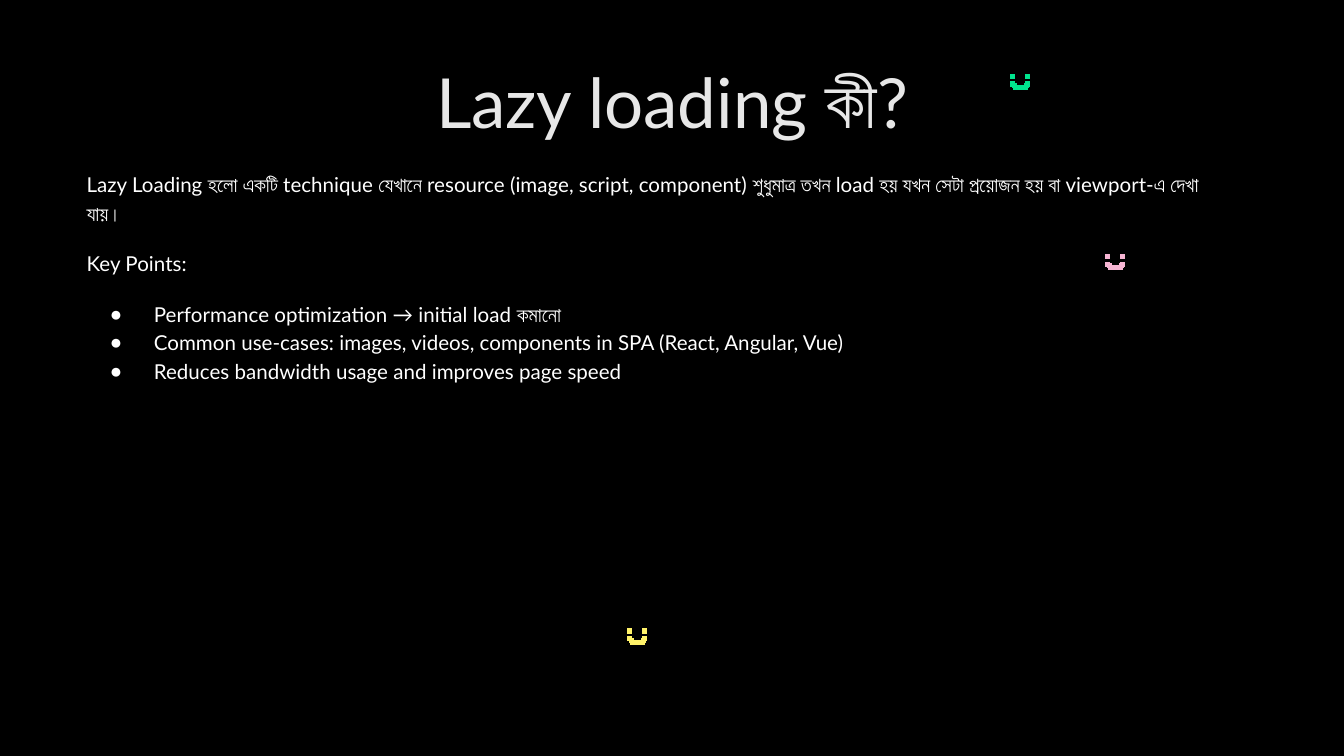
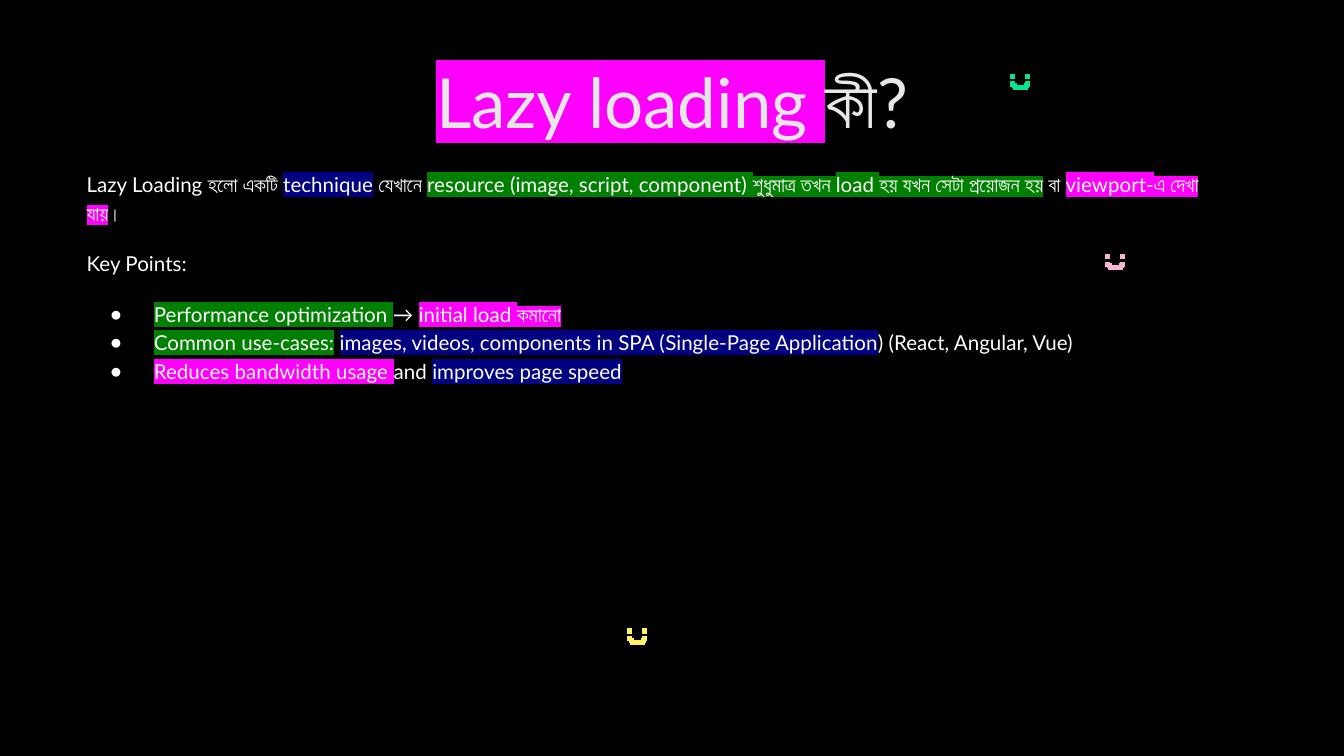
Before and after one commit to nabila-nuzhat/class-js, a slide deck: slide 65 of Interview Question JavaScript_HIGHLIGHTED.pptx. Drawn at 1344x756 pixels with LibreOffice and Linux fonts; fonts in the diff are those of the drawing. Boxes give left, top, right and bottom in pixels: in the first picture for what was removed or moved away, otherwise in the second. Text is boxed around its words. In the diff, an @@ line names an element or a change of style, - is before the commit and + after.

```diff
--- a/Interview Question JavaScript_HIGHLIGHTED.pptx
+++ b/Interview Question JavaScript_HIGHLIGHTED.pptx
@@ title "Lazy loading কী?" at (436,74,908,141): highlight none to #FF00FF in "Lazy loading" @@
@@ text at (87,175,1198,383): highlight none to #000080 in "technique", "improves page speed"; highlight none to #008000 in "resource (image, script, component) শুধুমাত্র তখন load ...", "Performance optimization"; highlight none to #FF00FF in "viewport-এ দেখা যায়।", "initial load কমানো", "Reduces bandwidth usage" @@
@@ text at (154,333,1072,356): text changed @@
-● Common use-cases: images, videos, components in SPA (React, Angular, Vue)
+● Common use-cases: images, videos, components in SPA (Single-Page Application) (React, Angular, Vue)
```
Also in this commit, not shown: 18 other slides changed, 1 slide removed.
